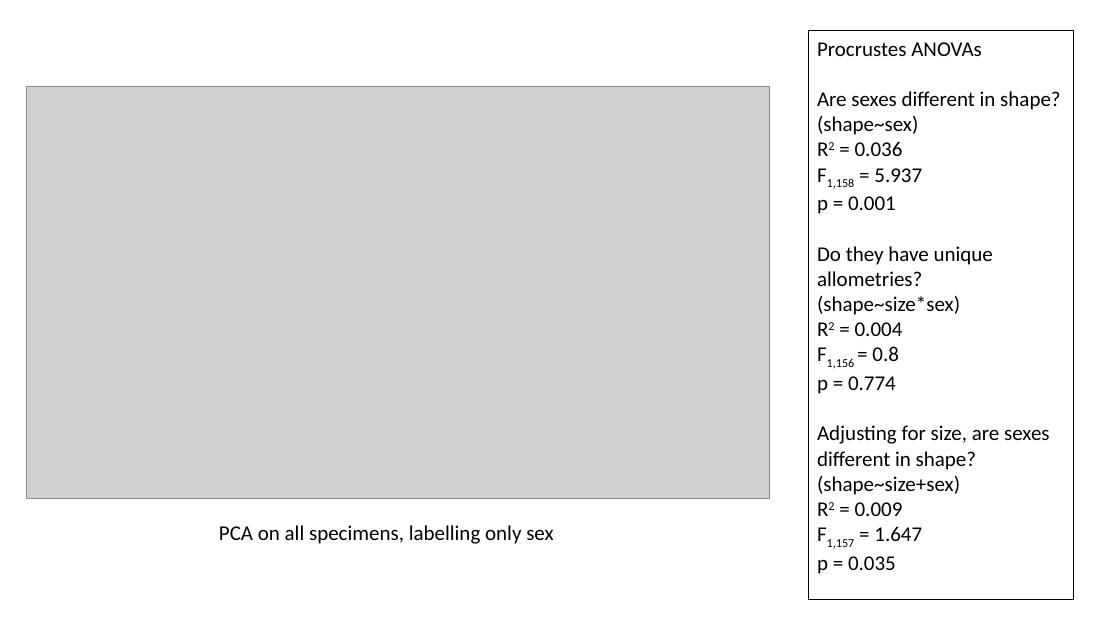
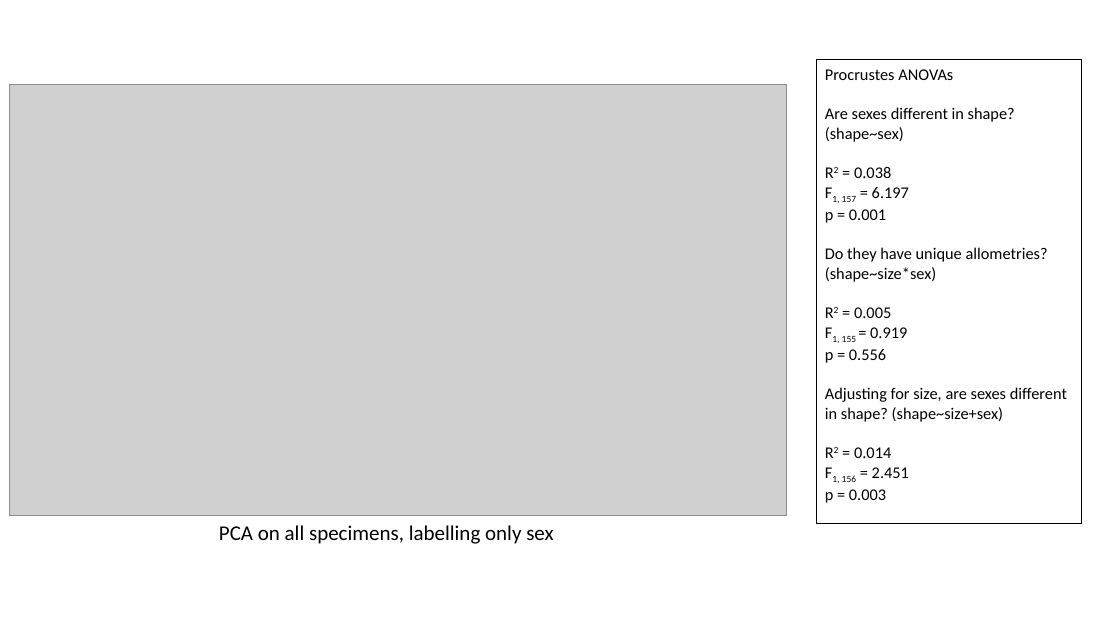
Before and after one commit to pietroviama/Viacavaetal_Antechinus, a slide deck: slide 5 of Figures/Antechinus_explofigures.pptx (slide 4 before the commit). Drawn at 1120x630 pixels with LibreOffice and Linux fonts; fonts in the diff are those of the drawing; grey boxes stand for pictures. Boxes give left, top, right and bottom in pixels: in the first picture for what was removed or moved away, otherwise in the second. Text is boxed around its words. In the diff, an @@ line names an element or a change of style, - is before the commit and + after.

```diff
--- a/Figures/Antechinus_explofigures.pptx
+++ b/Figures/Antechinus_explofigures.pptx
@@ picture: place and size @@
-picture at (27,87,770,498)
+picture at (9,85,786,515)
@@ rectangle "Procrustes ANOVAs": place and size @@
-rectangle "Procrustes ANOVAs" at (809,31,1075,600)
+rectangle "Procrustes ANOVAs" at (817,60,1082,523)
@@ text in rectangle at (825,69,1067,422): size 18 to 14 pt in "Procrustes ANOVAs", "Are sexes different in shape?", "(shape~sex)", "p = 0.001" and 2 more places @@
@@ text in rectangle at (842,167,909,202): text changed; size 18 to 14 pt @@
-R2 = 0.036
-F1,158 = 5.937
+R2 = 0.038
+F1, 157 = 6.197
@@ text in rectangle at (825,307,907,363): text changed; size 18 to 14 pt @@
-R2 = 0.004
-F1,156 = 0.8
-p = 0.774
+R2 = 0.005
+F1, 155 = 0.919
+p = 0.556
@@ text in rectangle at (825,447,909,503): text changed; size 18 to 14 pt @@
-R2 = 0.009
-F1,157 = 1.647
-p = 0.035
+R2 = 0.014
+F1, 156 = 2.451
+p = 0.003
```
Also in this commit, not shown: 3 other slides changed, 4 slides added, 7 other files.
